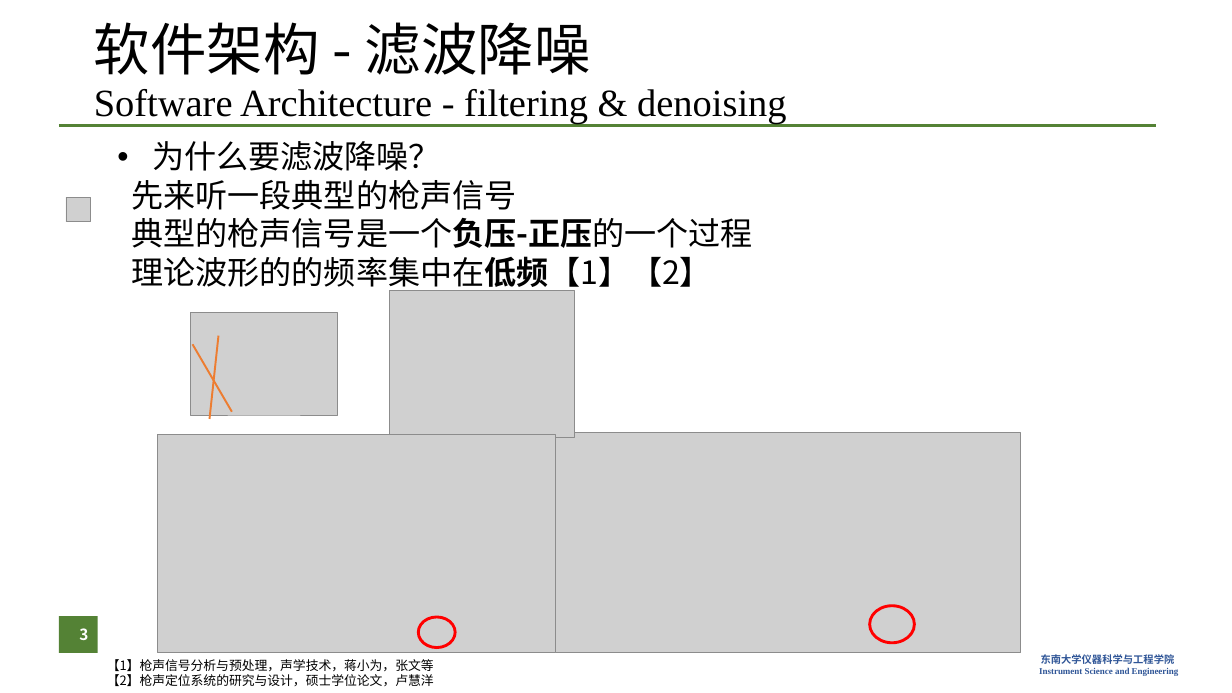
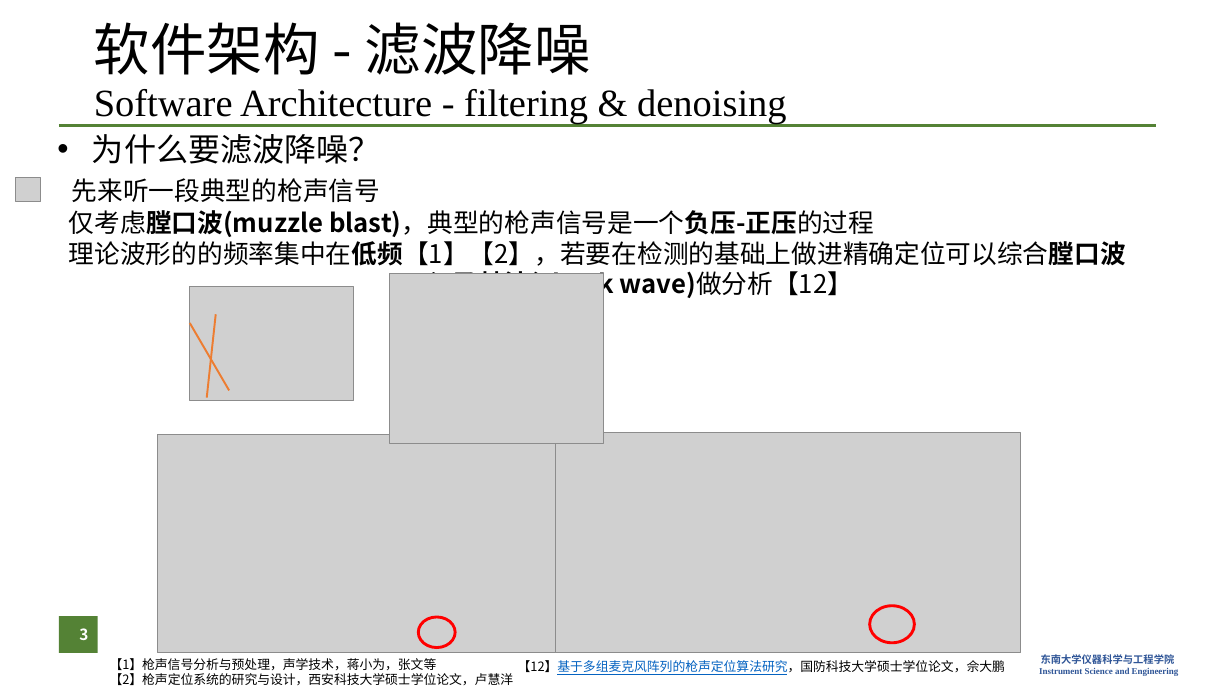
Before and after one commit to zzFon/Gun-Shot-Detection-and-Positioning_Matlab, a slide deck: slide 3 of Presentation.pptx. Drawn at 1232x693 pixels with LibreOffice and Linux fonts; fonts in the diff are those of the drawing; grey boxes stand for pictures; background and template pictures are left out. Boxes give left, top, right and bottom in pixels: in the first picture for what was removed or moved away, otherwise in the second. Text is boxed around its words. In the diff, an @@ line names an element or a change of style, - is before the commit and + after.

```diff
--- a/Presentation.pptx
+++ b/Presentation.pptx
@@ text "为什么要滤波降噪？": place and size @@
-text "为什么要滤波降噪？" at box(132, 141, 753, 292)
+text "为什么要滤波降噪？" at box(69, 134, 1126, 300)
@@ picture: place and size @@
-picture at box(66, 197, 91, 222)
+picture at box(16, 177, 41, 202)
@@ text at box(72, 178, 380, 202): size 25 to 20 pt in "先来听一段典型的枪声信号" @@
@@ text at box(69, 210, 1126, 300): text changed; size 25 to 20 pt @@
-典型的枪声信号是一个负压-正压的一个过程
-理论波形的的频率集中在低频【1】【2】
+仅考虑膛口波(muzzle blast)，典型的枪声信号是一个负压-正压的过程
+理论波形的的频率集中在低频【1】【2】，若要在检测的基础上做进精确定位可以综合膛口波 与马赫波(shock wave)做分析【12】
@@ picture: place and size @@
-picture at box(190, 313, 337, 416)
+picture at box(189, 287, 353, 401)
@@ picture: place and size @@
-picture at box(390, 290, 575, 437)
+picture at box(390, 274, 604, 444)
@@ line moved from (192, 345) - (232, 412) to (189, 323) - (229, 391) @@
@@ line moved from (218, 335) - (210, 419) to (215, 314) - (207, 397) @@
@@ text at box(110, 673, 514, 685): text changed @@
-【2】枪声定位系统的研究与设计，硕士学位论文，卢慧洋
+【2】枪声定位系统的研究与设计，西安科技大学硕士学位论文，卢慧洋
@@ text added at box(518, 660, 1005, 675), 10 pt, text #000000 @@
+【12】基于多组麦克风阵列的枪声定位算法研究，国防科技大学硕士学位论文，佘大鹏
```
Also in this commit, not shown: 17 other slides changed, 2 other files.
